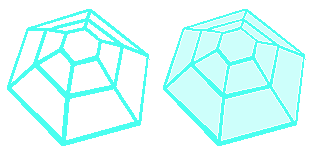
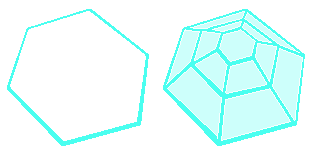
Layered file, before and after one edit (312px x 156px). Changes by layer:
added layer "Layer 10" above "Layer 9 copy" over [10, 11, 150, 141]
hid "Layer 7" over [10, 11, 150, 141]
